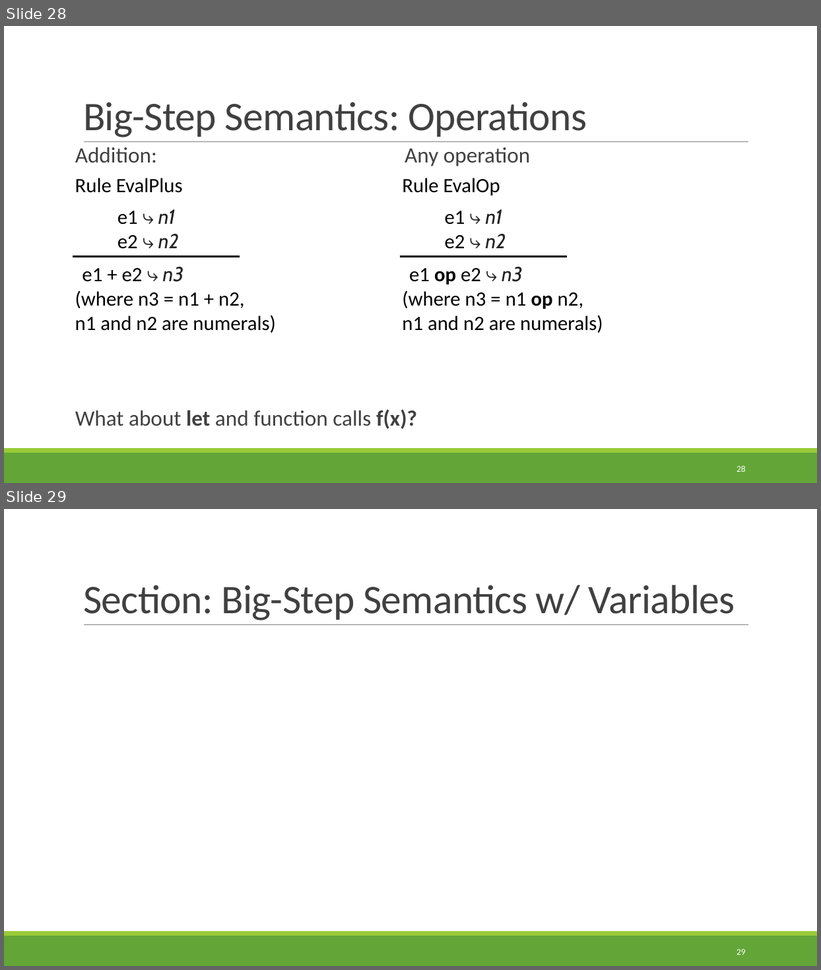
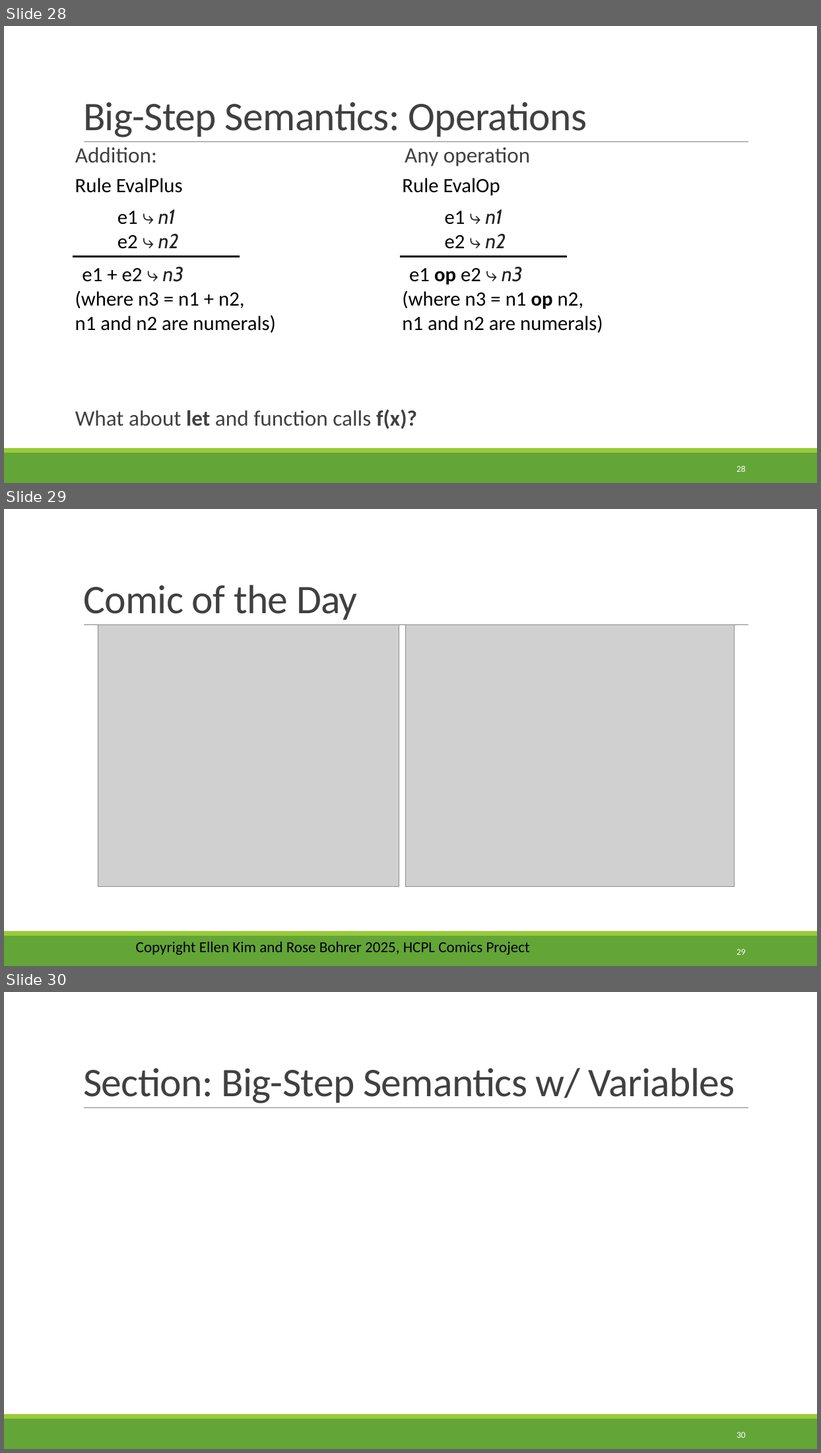
Before and after one commit to rbohrer/pl-course, a slide deck: LectureSlides/0910OpSem.pptx. Shown one above the other, each under a label of ours: slides 28 and 29 before the commit, slides 28, 29 and 30 after it. The pictures are 821x970 and 821x1453 pixels, drawn with LibreOffice and Linux fonts; fonts in the diff are those of the drawing; grey boxes stand for pictures. Boxes give left, top, right and bottom in pixels: in the first picture for what was removed or moved away, otherwise in the second. Text is boxed around its words. In the diff, an @@ line names an element or a change of style, - is before the commit and + after.

```diff
--- a/LectureSlides/0910OpSem.pptx
+++ b/LectureSlides/0910OpSem.pptx
@@ slide 29 added at box(4, 509, 817, 966), background #FFFFFF; not listed: 3 template elements that a slide beside it also shows @@
@@ title added at box(83, 585, 358, 620), 48 pt, text #404040 @@
+Comic of the Day
@@ picture added at box(98, 625, 399, 887) @@
@@ picture added at box(406, 625, 734, 887) @@
@@ text added at box(136, 942, 530, 955), 18 pt, text #000000 @@
+Copyright Ellen Kim and Rose Bohrer 2025, HCPL Comics Project
@@ page number added at box(737, 949, 746, 955), 10.5 pt, text #FFFFFF @@
+29
@@ what was slide 29 is now slide 30 @@
@@ page number at box(737, 1432, 746, 1438): text changed @@
-29
+30
```
